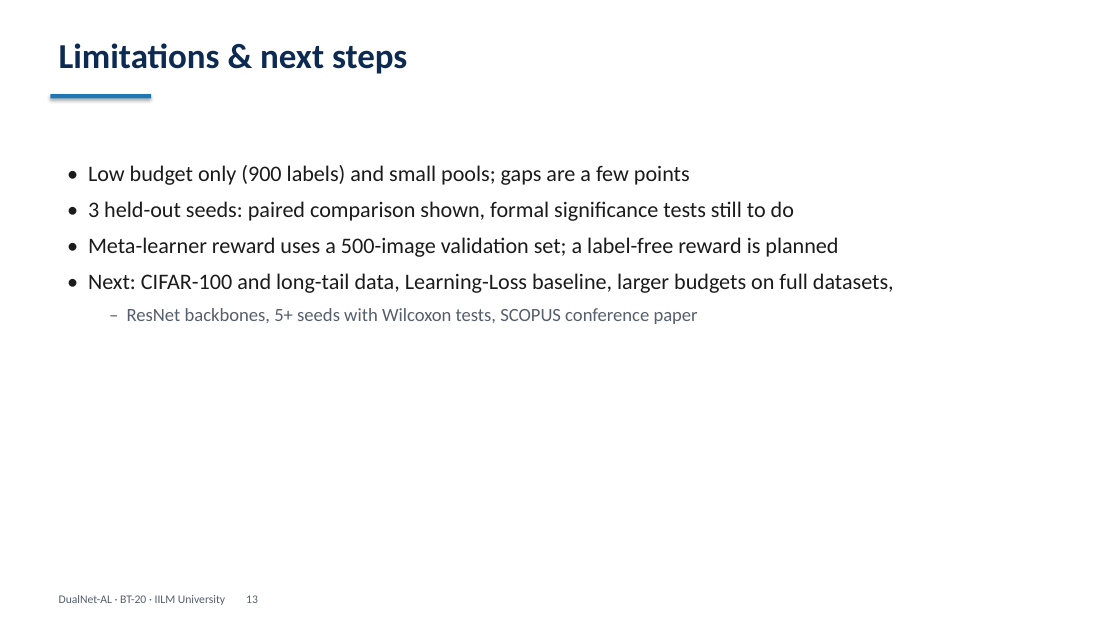
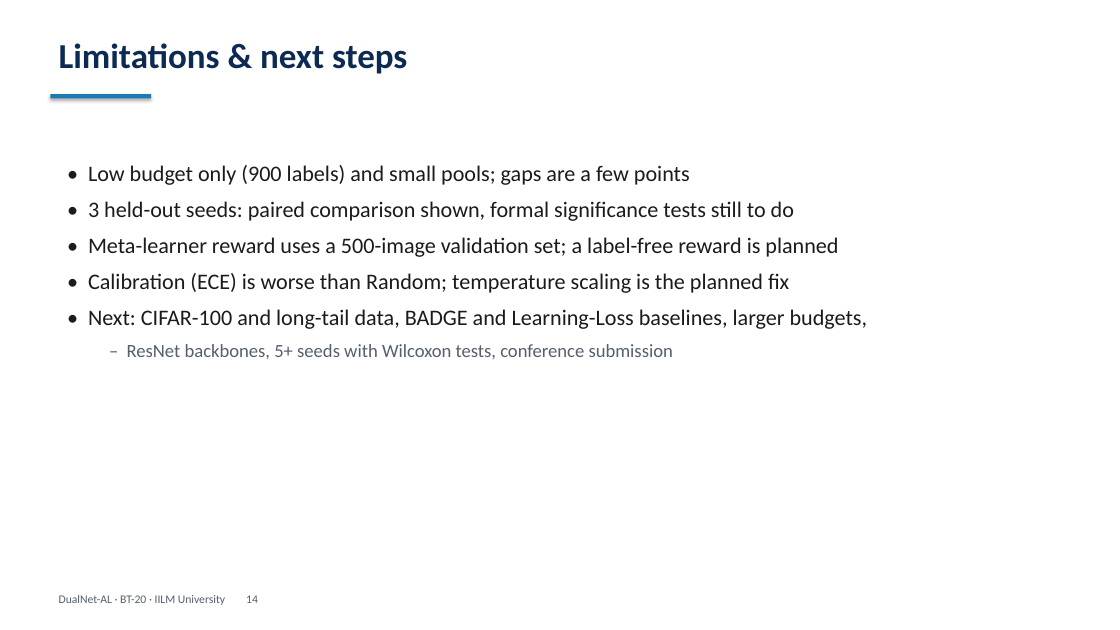
Before and after one commit to iamthehimansh/DualNet-AL_Motion, a slide deck: slide 14 of deliverables/DualNet-AL_Midterm.pptx (slide 13 before the commit). Drawn at 1120x630 pixels with LibreOffice and Linux fonts; fonts in the diff are those of the drawing. Boxes give left, top, right and bottom in pixels: in the first picture for what was removed or moved away, otherwise in the second. Text is boxed around its words. In the diff, an @@ line names an element or a change of style, - is before the commit and + after.

Commit message:
Add research paper (3 authors), paper slide and video scene
The paper (deliverables/DualNet-AL_Paper.pdf, 5 pages) is generated by
build_paper.py from the held-out results, so its numbers match the slides,
video and README. Authors: Himansh Raj, Om Narayan Pandey, Jaswinder Singh.

```diff
--- a/deliverables/DualNet-AL_Midterm.pptx
+++ b/deliverables/DualNet-AL_Midterm.pptx
@@ text at bbox=[88, 273, 868, 359]: text changed @@
-• Next: CIFAR-100 and long-tail data, Learning-Loss baseline, larger budgets on full datasets,
-  – ResNet backbones, 5+ seeds with Wilcoxon tests, SCOPUS conference paper
+• Calibration (ECE) is worse than Random; temperature scaling is the planned fix
+• Next: CIFAR-100 and long-tail data, BADGE and Learning-Loss baselines, larger budgets,
+  – ResNet backbones, 5+ seeds with Wilcoxon tests, conference submission
@@ text at bbox=[59, 595, 258, 605]: text changed @@
-DualNet-AL · BT-20 · IILM University 13
+DualNet-AL · BT-20 · IILM University 14
```
Also in this commit, not shown: 1 other slide changed, 1 slide added, 12 other files.
